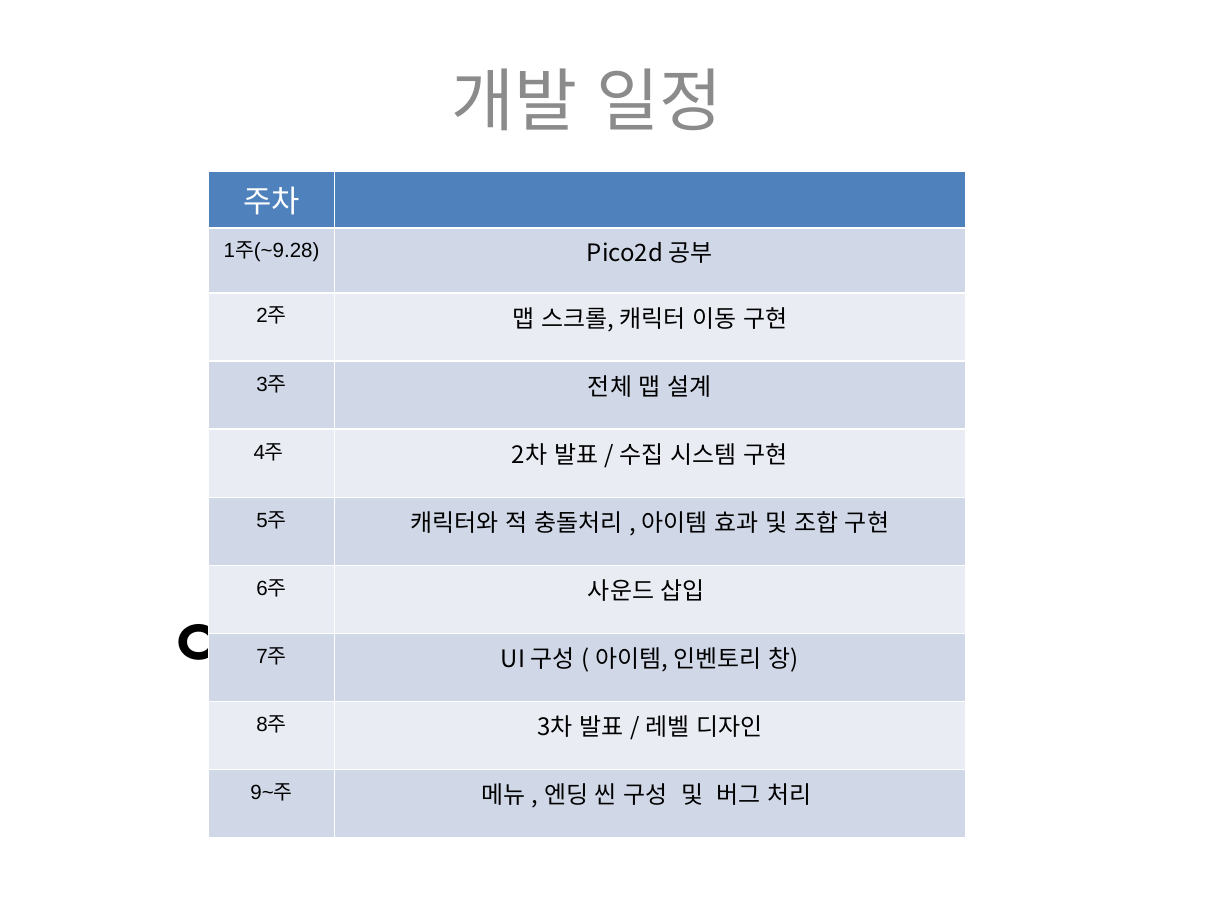
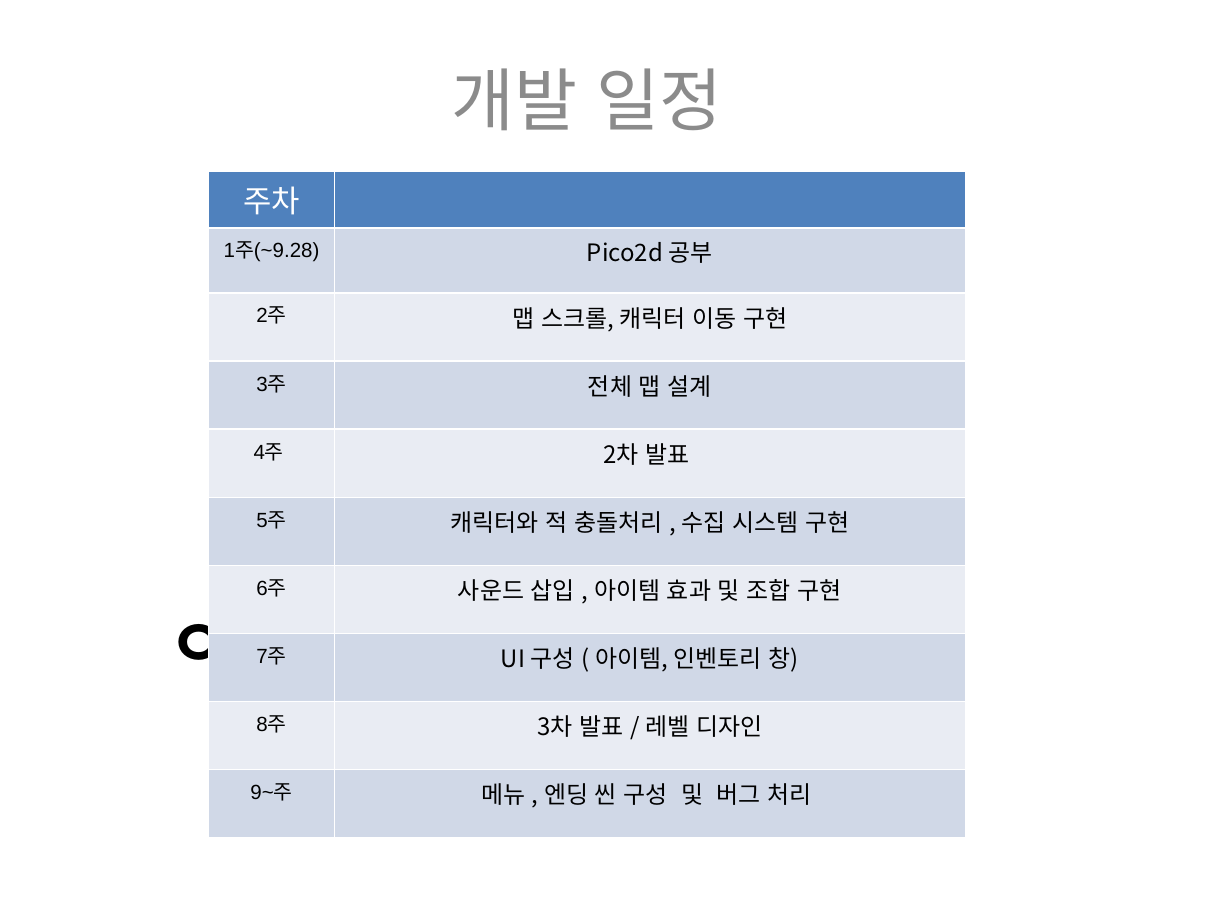
Before and after one commit to yksgmksy/2DGP, a slide deck: slide 7 of First.pptx. Drawn at 1232x924 pixels with LibreOffice and Linux fonts; fonts in the diff are those of the drawing. Boxes give left, top, right and bottom in pixels: in the first picture for what was removed or moved away, otherwise in the second. Text is boxed around its words. In the diff, an @@ line names an element or a change of style, - is before the commit and + after.

```diff
--- a/First.pptx
+++ b/First.pptx
@@ table at bbox=[208, 171, 965, 822] @@
-row 5, column 2: 2차 발표 / 수집 시스템 구현
+row 5, column 2: 2차 발표
-row 6, column 2: 캐릭터와 적 충돌처리 , 아이템 효과 및 조합 구현
+row 6, column 2: 캐릭터와 적 충돌처리 , 수집 시스템 구현
-row 7, column 2: 사운드 삽입
+row 7, column 2: 사운드 삽입 , 아이템 효과 및 조합 구현
```
Also in this commit, not shown: 1 other file.
